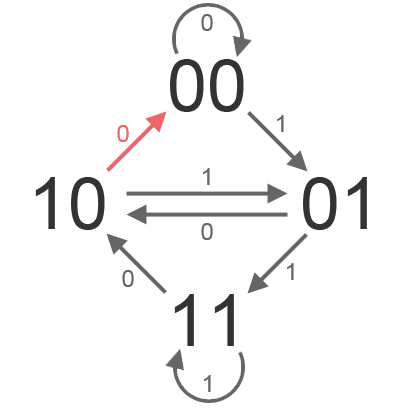
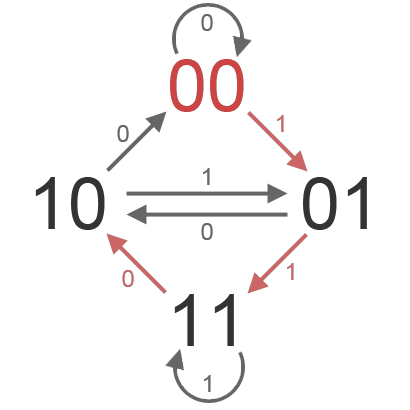
Layers edited between the first and the second 410×410 image:
painted on "Camino" over [106, 56, 308, 294]
